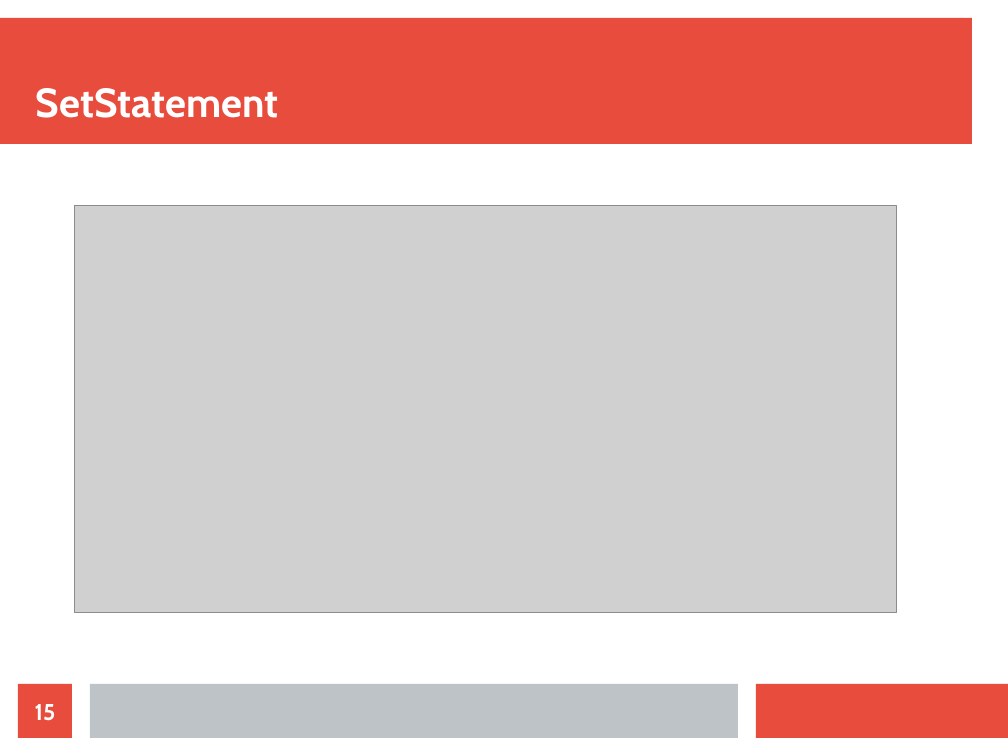
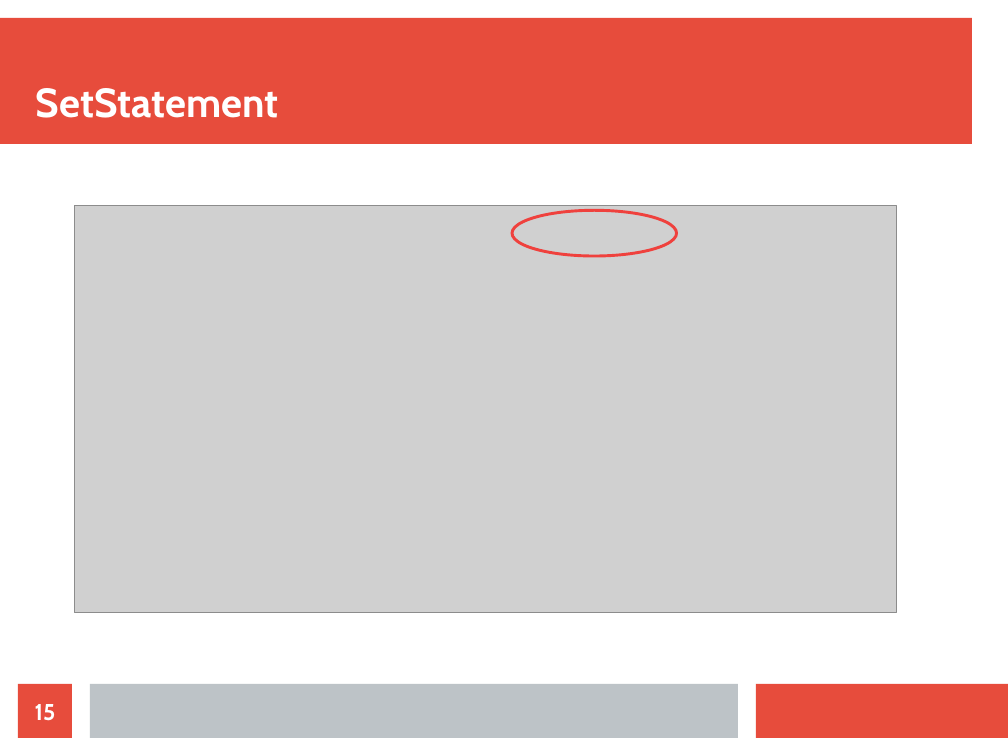
Before and after one commit to pliba/garoa2018, a slide deck: slide 15 of recap-slides.odp. Drawn at 1008x756 pixels with LibreOffice and Linux fonts; fonts in the diff are those of the drawing; grey boxes stand for pictures. Boxes give left, top, right and bottom in pixels: in the first picture for what was removed or moved away, otherwise in the second. Text is boxed around its words. In the diff, an @@ line names an element or a change of style, - is before the commit and + after.

```diff
--- a/recap-slides.odp
+++ b/recap-slides.odp
@@ ellipse added at <box>512,210,677,256</box>, outline #EF413D 2.3 pt @@
```
Also in this commit, not shown: 2 other slides changed, 4 other files.
